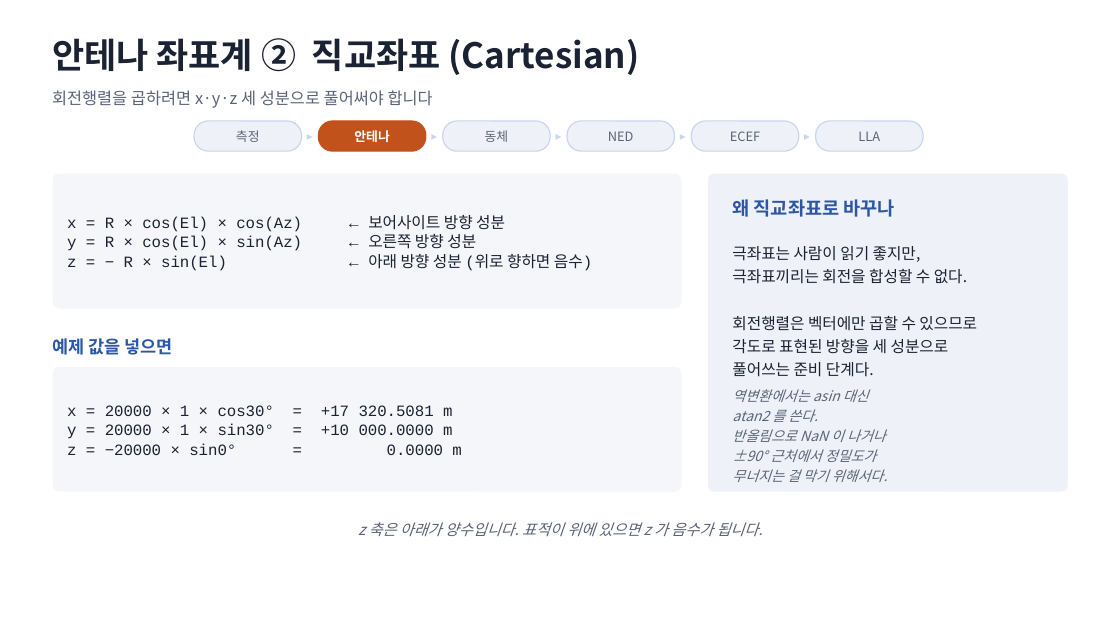
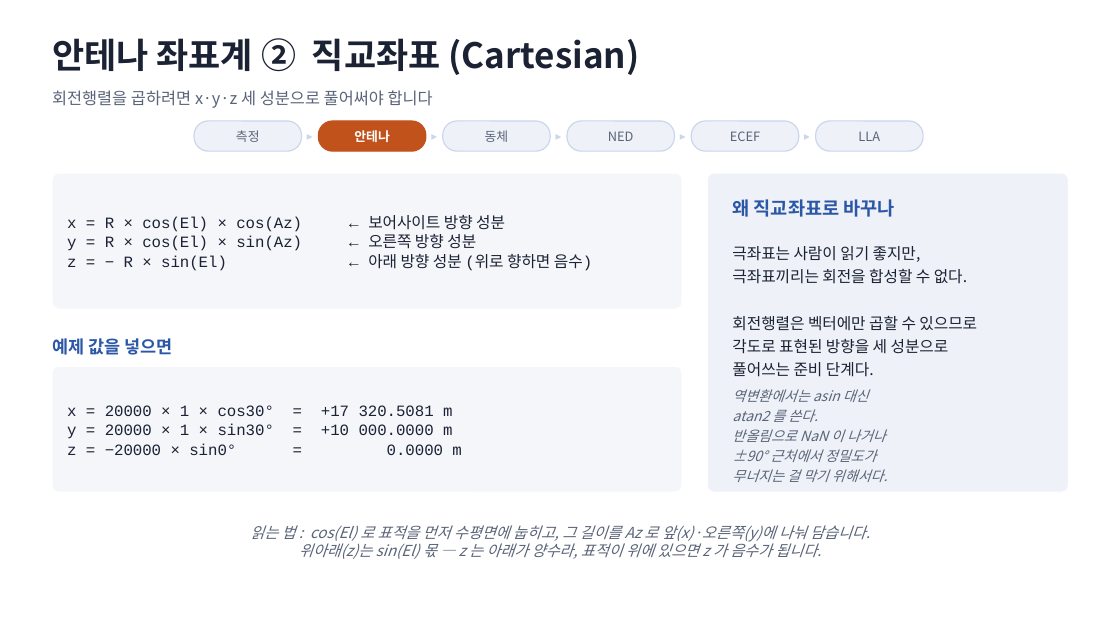
Before and after one commit to harley-hwan/IpcProc, a slide deck: slide 11 of Part2_CoordFrames/ref/산출물/Chapter2_coordinate_systems.pptx. Drawn at 1120x630 pixels with LibreOffice and Linux fonts; fonts in the diff are those of the drawing. Boxes give left, top, right and bottom in pixels: in the first picture for what was removed or moved away, otherwise in the second. Text is boxed around its words. In the diff, an @@ line names an element or a change of style, - is before the commit and + after.

Commit message:
docs(part2): 발표자료 초심자용으로 보완, 4장·7장 그림 재구성
- 4장을 "한 표적을 여러 좌표계가 재는 장면" 그림 중심으로 다시 구성
- 7장 그림을 같은 배·표적 위에 축만 90° 돌린 형태로 교체
- 오류 수정(z 약속 범위, UV asin→atan2, 곡률 786 m)과 초심자용 설명 보강
- txt 방위각 오기 20→30도 수정

```diff
--- a/Part2_CoordFrames/ref/산출물/Chapter2_coordinate_systems.pptx
+++ b/Part2_CoordFrames/ref/산출물/Chapter2_coordinate_systems.pptx
@@ text at box(250, 525, 870, 559): text changed @@
-z 축은 아래가 양수입니다. 표적이 위에 있으면 z 가 음수가 됩니다.
+읽는 법 : cos(El) 로 표적을 먼저 수평면에 눕히고, 그 길이를 Az 로 앞(x)·오른쪽(y)에 나눠 담습니다.
+위아래(z)는 sin(El) 몫 — z 는 아래가 양수라, 표적이 위에 있으면 z 가 음수가 됩니다.
```
Also in this commit, not shown: 15 other slides changed, 10 other files.
